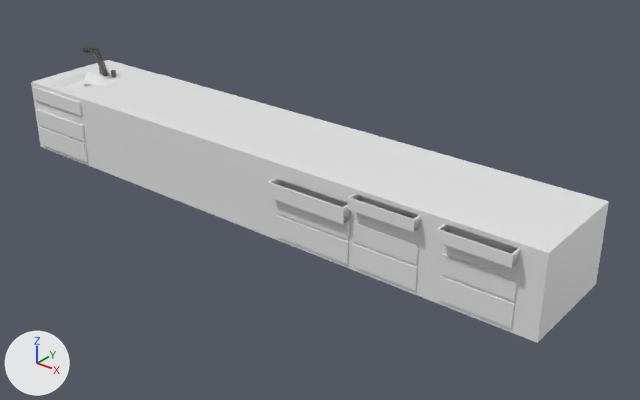
Two versions of the FBX model Assets/3DModels/3D models/counter.fbx, one commit apart.
Camera for both pictures: a 50 mm camera at (3.42, -3.81, 2.26) aimed at (0.33, 0.04, -0.13). Arrows for +X, +Y and +Z are at lower left; the lights stay in place. Where no turn or scale is listed for an object, it has been applied to the vertices.

The scene before the commit, as lines of its bpy script (objects in view):
```python
me_cube = bpy.data.meshes.new('Cube')
me_cube.from_pydata(...)  # 374 vertices, 322 faces; spans x -1.0..1.0, y -1.04..1.0, z -1.0..1.0
me_cube.materials.append(mat_material)  # white #e7e7e7
me_cube_002 = bpy.data.meshes.new('Cube.002')
me_cube_002.from_pydata(...)  # 32 vertices, 32 faces; spans x -0.12..0.09, y -0.213..0.15, z 0.019..0.295
me_cube_002.materials.append(mat_material)  # white #e7e7e7
me_cube_006 = bpy.data.meshes.new('Cube.006')
me_cube_006.from_pydata(...)  # 32 vertices, 32 faces; spans x -0.12..0.09, y -0.213..0.15, z 0.019..0.295
me_cube_006.materials.append(mat_material_005)  # white #e7e7e7
me_cube_007 = bpy.data.meshes.new('Cube.007')
me_cube_007.from_pydata(...)  # 32 vertices, 32 faces; spans x -0.12..0.09, y -0.213..0.15, z 0.019..0.295
me_cube_007.materials.append(mat_material_006)  # white #e7e7e7
me_cylinder = bpy.data.meshes.new('Cylinder')
me_cylinder.from_pydata(...)  # 96 vertices, 66 faces; spans x -0.036..0.024, y -0.169..0.027, z -0.162..0.097
me_cylinder.materials.append(mat_material_001)  # dark grey #616161
ob_counter = bpy.data.objects.new('counter', me_cube)
ob_counter.location = (0.0, 0.0, 0.0)
ob_counter.scale = (2.0, 0.35, 0.25)
ob_crane = bpy.data.objects.new('crane', me_cylinder)
ob_crane.location = (-1.701, 0.087, 0.402)
ob_drawer = bpy.data.objects.new('drawer', me_cube_002)
ob_drawer.location = (1.121, -0.336, 0.147)
ob_drawer.scale = (2.0, 0.35, 0.25)
ob_drawer_001 = bpy.data.objects.new('drawer.001', me_cube_006)
ob_drawer_001.location = (1.678, -0.351, 0.147)
ob_drawer_001.scale = (2.0, 0.35, 0.25)
ob_drawer_002 = bpy.data.objects.new('drawer.002', me_cube_007)
ob_drawer_002.location = (0.623, -0.336, 0.046)
ob_drawer_002.scale = (2.59, 0.35, 0.344)
```
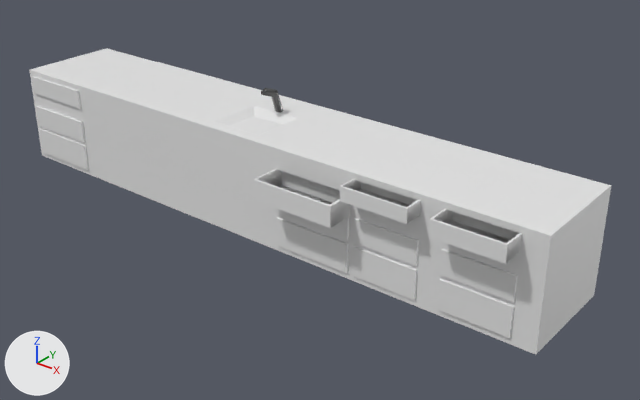
What differs and where, as boxes [x1, y1, x2, y2] in the pictures (640 x 400 px):
```json
{"object": "counter", "change": "moved, rescaled", "before": [31, 60, 609, 343], "after": [29, 48, 611, 355], "on screen": "8% taller"}
{"object": "drawer.002", "change": "moved, rescaled", "before": [268, 179, 350, 224], "after": [254, 169, 350, 228], "on screen": "17% wider, 30% taller"}
{"object": "drawer.001", "change": "moved, rescaled", "before": [435, 224, 520, 268], "after": [429, 209, 522, 264], "on screen": "9% wider, 24% taller"}
{"object": "drawer", "change": "moved, rescaled", "before": [348, 194, 421, 232], "after": [340, 179, 421, 224], "on screen": "11% wider, 18% taller"}
{"object": "crane", "change": "moved", "before": [83, 46, 109, 76], "after": [261, 88, 283, 112]}
```

Scene script edits in JSON lines:
```json
{"op": "set", "path": "ob_drawer.location", "old": "(1.121, -0.336, 0.147)", "new": "(1.116, -0.366, 0.218)"}
{"op": "set", "path": "ob_drawer.scale", "old": "(2.0, 0.35, 0.25)", "new": "(2.0, 0.512, 0.31)"}
{"op": "set", "path": "ob_crane.location", "old": "(-1.701, 0.087, 0.402)", "new": "(-0.056, 0.148, 0.42)"}
{"op": "set", "path": "ob_drawer_002.location", "old": "(0.623, -0.336, 0.046)", "new": "(0.623, -0.387, 0.069)"}
{"op": "set", "path": "ob_drawer_002.scale", "old": "(2.59, 0.35, 0.344)", "new": "(2.59, 0.66, 0.464)"}
{"op": "set", "path": "ob_counter.location", "old": "(0.0, 0.0, 0.0)", "new": "(0.0, 0.0, 0.01)"}
{"op": "set", "path": "ob_counter.scale", "old": "(2.0, 0.35, 0.25)", "new": "(2.0, 0.35, 0.33)"}
{"op": "set", "path": "ob_drawer_001.location", "old": "(1.678, -0.351, 0.147)", "new": "(1.678, -0.366, 0.198)"}
{"op": "set", "path": "ob_drawer_001.scale", "old": "(2.0, 0.35, 0.25)", "new": "(2.0, 0.6, 0.36)"}
```
